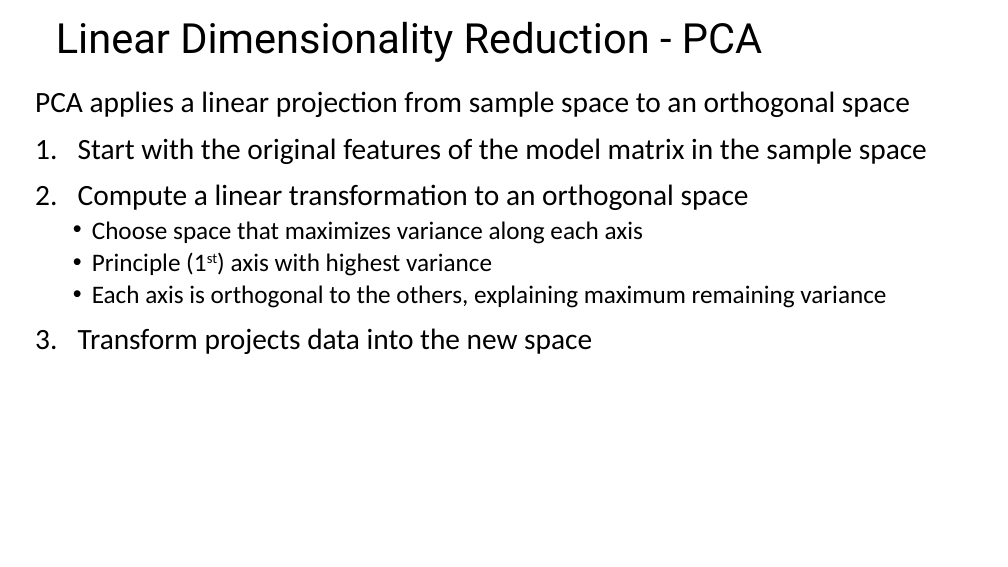
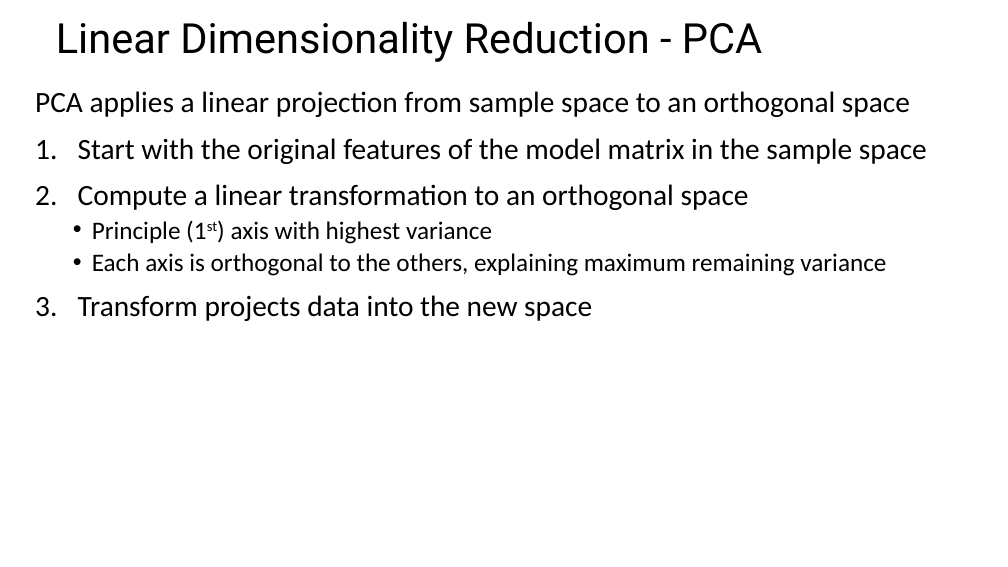
Before and after one commit to StephenElston/CSCI-E-108, a slide deck: slide 5 of slides/7_DimensionalityReduction.pptx (slide 6 before the commit). Drawn at 1008x567 pixels with LibreOffice and Linux fonts; fonts in the diff are those of the drawing. Boxes give left, top, right and bottom in pixels: in the first picture for what was removed or moved away, otherwise in the second. Text is boxed around its words. In the diff, an @@ line names an element or a change of style, - is before the commit and + after.

```diff
--- a/slides/7_DimensionalityReduction.pptx
+++ b/slides/7_DimensionalityReduction.pptx
@@ text at [92, 221, 643, 244]: paragraph removed @@
-  • Choose space that maximizes variance along each axis
```
Also in this commit, not shown: 3 other slides changed, 1 slide removed.
